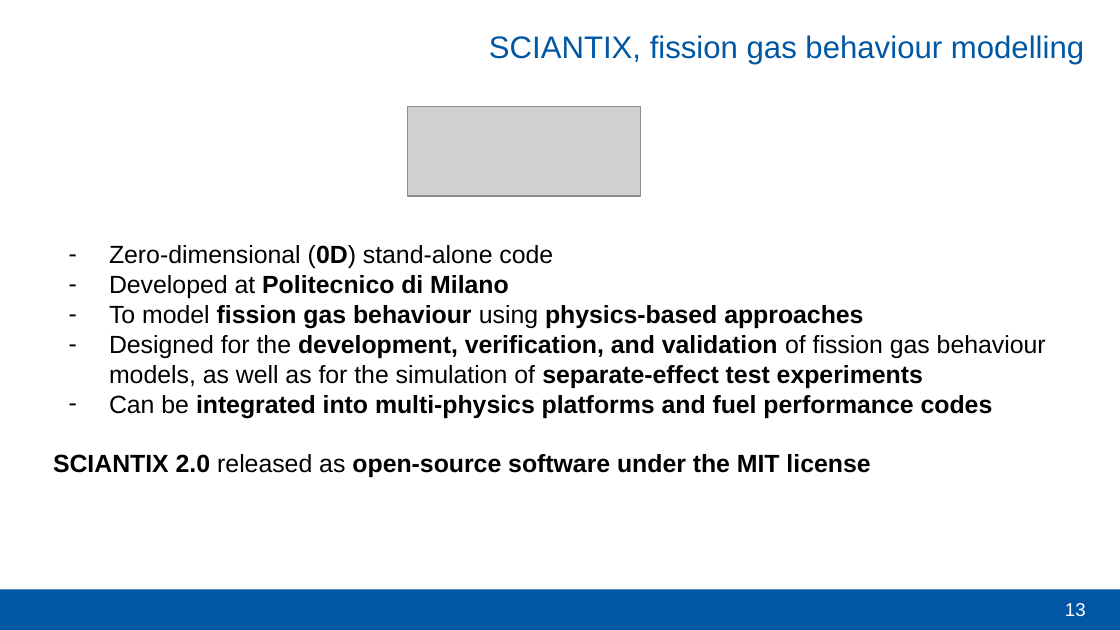
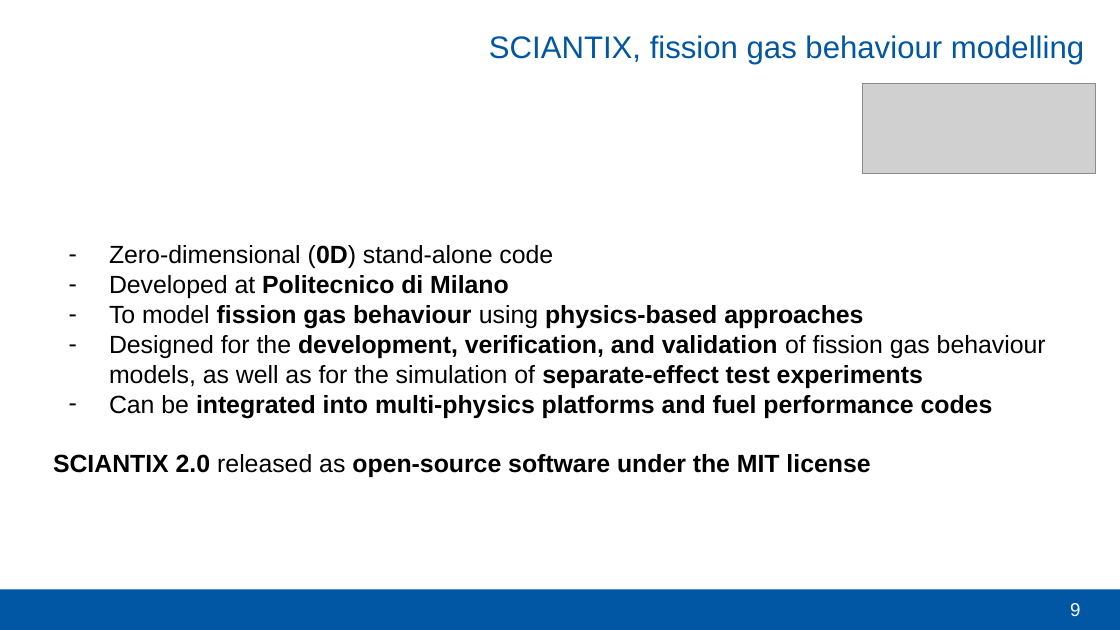
Before and after one commit to sciantix/sciantix-official, a slide deck: slide 9 of slide/MOOC/MOOC SCIANTIX - OperaHPC - V0.pptx (slide 13 before the commit). Drawn at 1120x630 pixels with LibreOffice and Linux fonts; fonts in the diff are those of the drawing; grey boxes stand for pictures; background and template pictures are left out. Boxes give left, top, right and bottom in pixels: in the first picture for what was removed or moved away, otherwise in the second. Text is boxed around its words. In the diff, an @@ line names an element or a change of style, - is before the commit and + after.

```diff
--- a/slide/MOOC/MOOC SCIANTIX - OperaHPC - V0.pptx
+++ b/slide/MOOC/MOOC SCIANTIX - OperaHPC - V0.pptx
@@ picture moved from (x1=408, y1=106, x2=642, y2=196) to (x1=862, y1=84, x2=1096, y2=174) @@
@@ page number at (x1=1070, y1=603, x2=1080, y2=616): text changed @@
-13
+9
```
Also in this commit, not shown: 7 other slides changed, 1 slide added, 8 slides removed.
